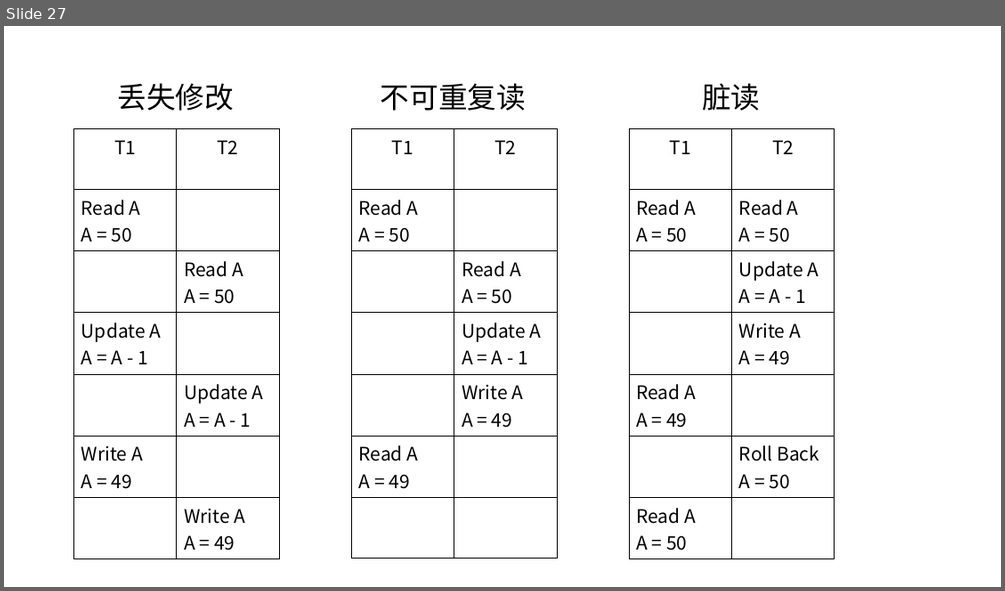
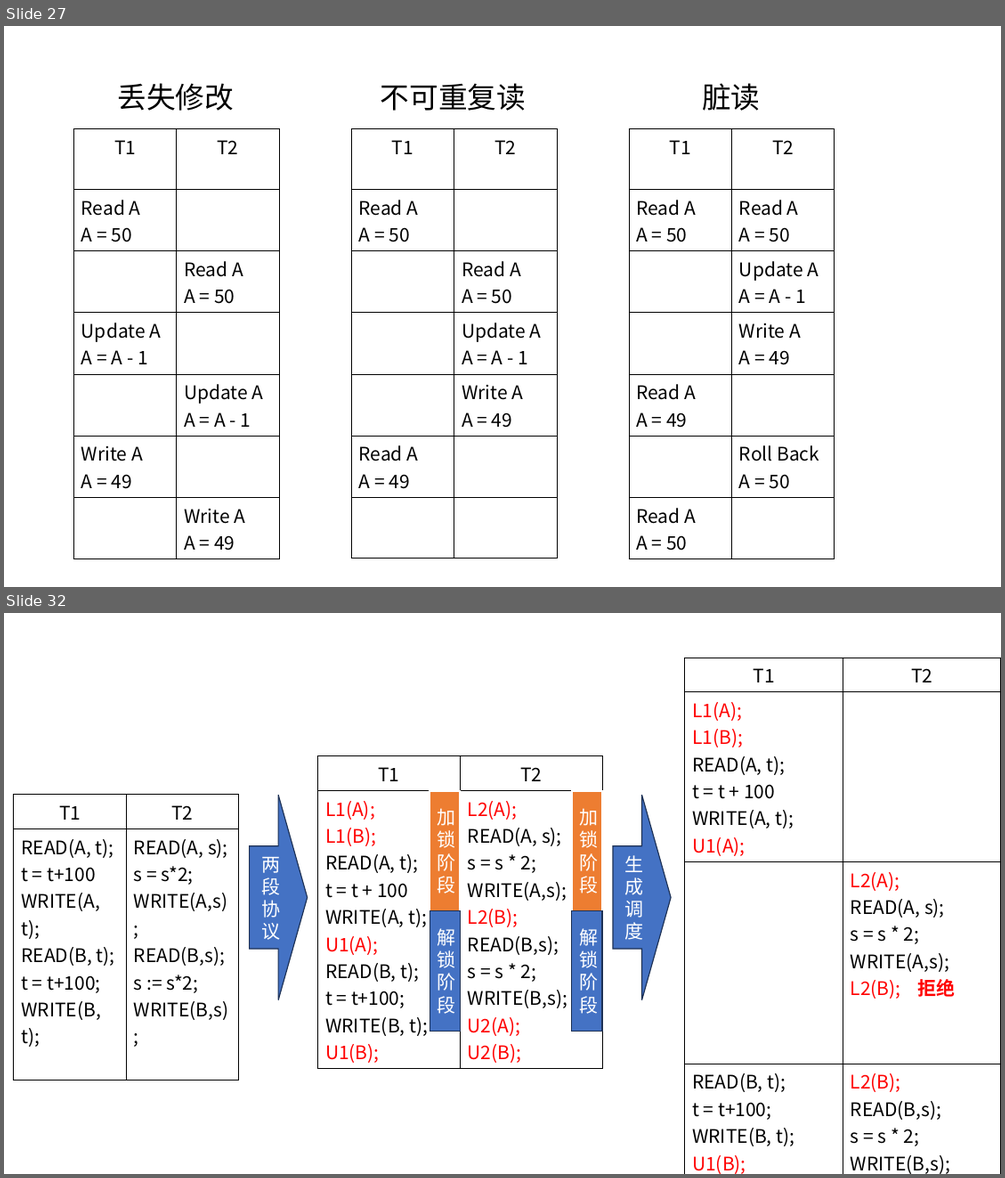
Before and after one commit to guofei9987/a, a slide deck: computer/database/database.pptx. Shown one above the other, each under a label of ours: slide 27 before the commit, slides 27 and 32 after it; the slides between them are not shown. The pictures are 1005x591 and 1005x1178 pixels, drawn with LibreOffice and Linux fonts; fonts in the diff are those of the drawing. Boxes give left, top, right and bottom in pixels: in the first picture for what was removed or moved away, otherwise in the second. Text is boxed around its words. In the diff, an @@ line names an element or a change of style, - is before the commit and + after.

```diff
--- a/computer/database/database.pptx
+++ b/computer/database/database.pptx
@@ slide 32 added at [4, 613, 1001, 1174], background #FFFFFF @@
@@ table added at [685, 657, 1000, 1174], 4 rows, 2 columns @@
+T1 | T2
+L1(A); / L1(B); / READ(A, t); / t = t + 100 / WRITE(A, t); / U1(A); | 
+ | L2(A); / READ(A, s); / s = s * 2; / WRITE(A,s); / L2(B); 拒绝
+READ(B, t); / t = t+100; / WRITE(B, t); / U1(B); | L2(B); / READ(B,s); / s = s * 2; / WRITE(B,s); / U2(A); / U2(B);
@@ table added at [318, 755, 602, 1066], 2 rows, 2 columns @@
+T1 | T2
+L1(A); / L1(B); / READ(A, t); / t = t + 100 / WRITE(A, t); / U1(A); / READ(B, t); / t = t+100; / WRITE(B, t); / U1(B); | L2(A); / READ(A, s); / s = s * 2; / WRITE(A,s); / L2(B); / READ(B,s); / s = s * 2; / WRITE(B,s); / U2(A); / U2(B);
@@ table added at [14, 794, 238, 1050], 2 rows, 2 columns @@
+T1 | T2
+READ(A, t); / t = t+100 / WRITE(A, t); / READ(B, t); / t = t+100; / WRITE(B, t); | READ(A, s); / s = s*2; / WRITE(A,s); / READ(B,s); / s := s*2; / WRITE(B,s);
@@ right arrow added at [250, 795, 307, 999], fill #4472C4, outline #1E3256 1 pt, 18 pt, text #FFFFFF @@
+两段协议
@@ rectangle added at [429, 791, 461, 910], fill #ED7D31, outline #FFFFFF 1.5 pt, 18 pt, text #FFFFFF @@
+加锁阶段
@@ rectangle added at [572, 791, 602, 910], fill #ED7D31, outline #FFFFFF 1.5 pt, 18 pt, text #FFFFFF @@
+加锁阶段
@@ right arrow added at [613, 795, 671, 999], fill #4472C4, outline #1E3256 1 pt, 18 pt, text #FFFFFF @@
+生成调度
@@ rectangle added at [429, 910, 461, 1030], fill #4472C4, outline #1E3256 1 pt, 18 pt, text #FFFFFF @@
+解锁阶段
@@ rectangle added at [572, 910, 602, 1030], fill #4472C4, outline #1E3256 1 pt, 18 pt, text #FFFFFF @@
+解锁阶段
```
Also in this commit, not shown: 1 slide changed, 3 other slides added, 3 slides removed, 5 other files.
